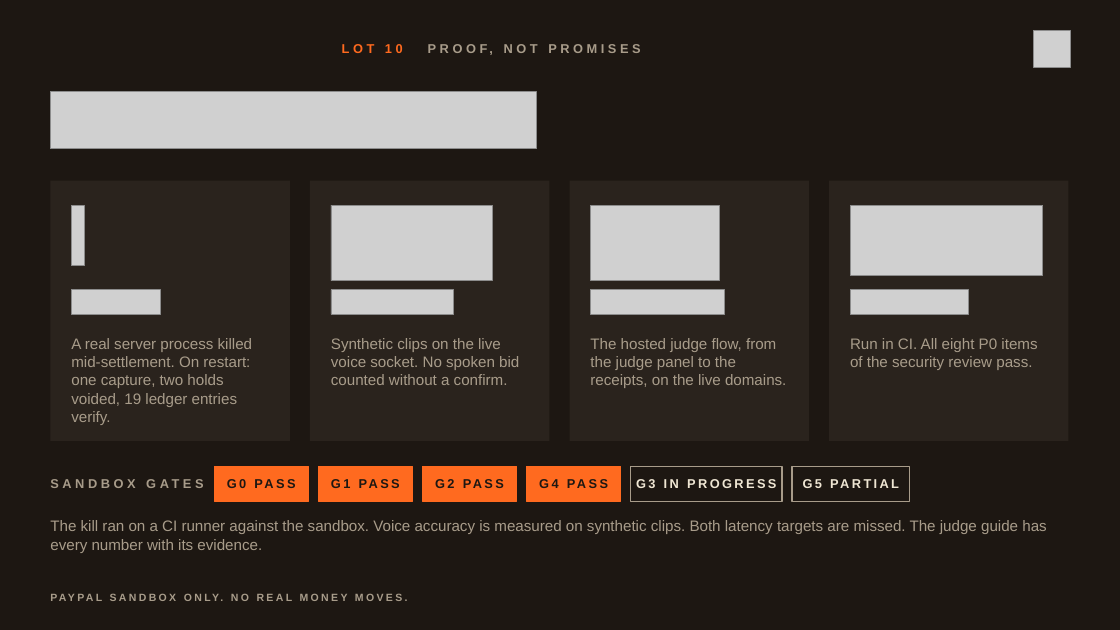
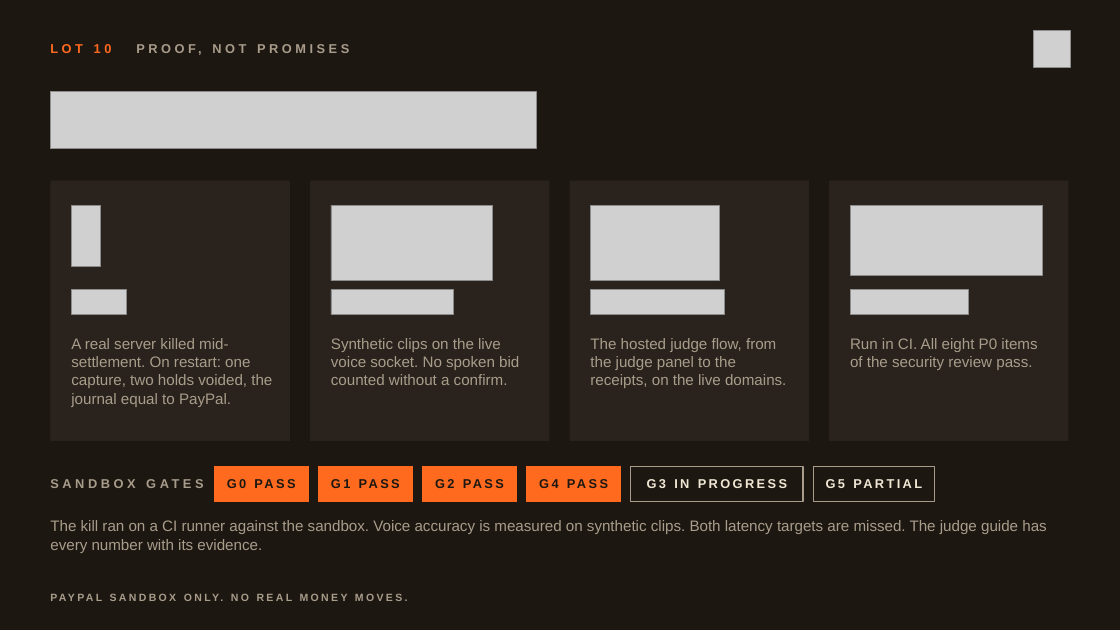
Before and after one commit to harshbhx/gavel-auction, a slide deck: slide 11 of brand/devpost/judges/GAVEL-judge-deck.pptx. Drawn at 1120x630 pixels with LibreOffice and Linux fonts; fonts in the diff are those of the drawing; grey boxes stand for pictures. Boxes give left, top, right and bottom in pixels: in the first picture for what was removed or moved away, otherwise in the second. Text is boxed around its words. In the diff, an @@ line names an element or a change of style, - is before the commit and + after.

```diff
--- a/brand/devpost/judges/GAVEL-judge-deck.pptx
+++ b/brand/devpost/judges/GAVEL-judge-deck.pptx
@@ title "LOT 10 PROOF, NOT PROMISES" at <box>50,44,112,53</box>: alignment centre to left @@
@@ picture: place and size @@
-picture at <box>71,206,85,266</box>
+picture at <box>71,205,101,266</box>
@@ picture: place and size @@
-picture at <box>71,290,160,315</box>
+picture at <box>71,290,126,314</box>
@@ text at <box>71,338,272,407</box>: text changed @@
-A real server process killed mid-settlement. On restart: one capture, two holds voided, 19 ledger entries verify.
+A real server killed mid-settlement. On restart: one capture, two holds voided, the journal equal to PayPal.
@@ rectangle "G3 IN PROGRESS": place and size @@
-rectangle "G3 IN PROGRESS" at <box>631,466,782,502</box>
+rectangle "G3 IN PROGRESS" at <box>631,466,803,502</box>
@@ rectangle "G5 PARTIAL": place and size @@
-rectangle "G5 PARTIAL" at <box>792,466,910,502</box>
+rectangle "G5 PARTIAL" at <box>813,466,935,502</box>
```
Also in this commit, not shown: 13 other slides changed, 4 other files.
